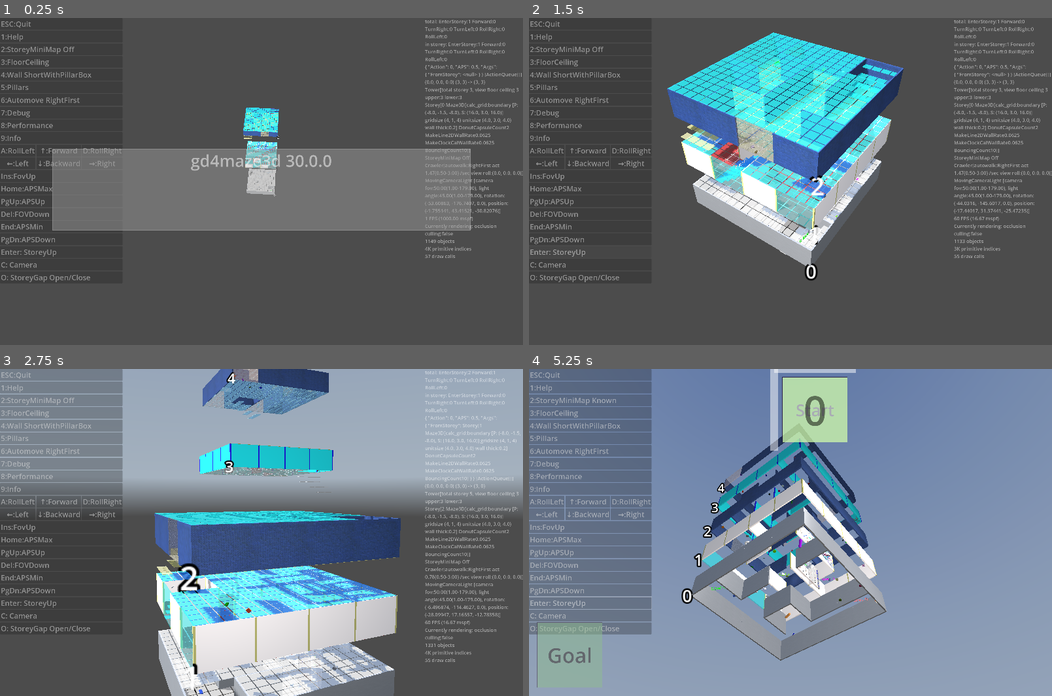
Above: before the commit, frames 1-4 (two rows, left to right).
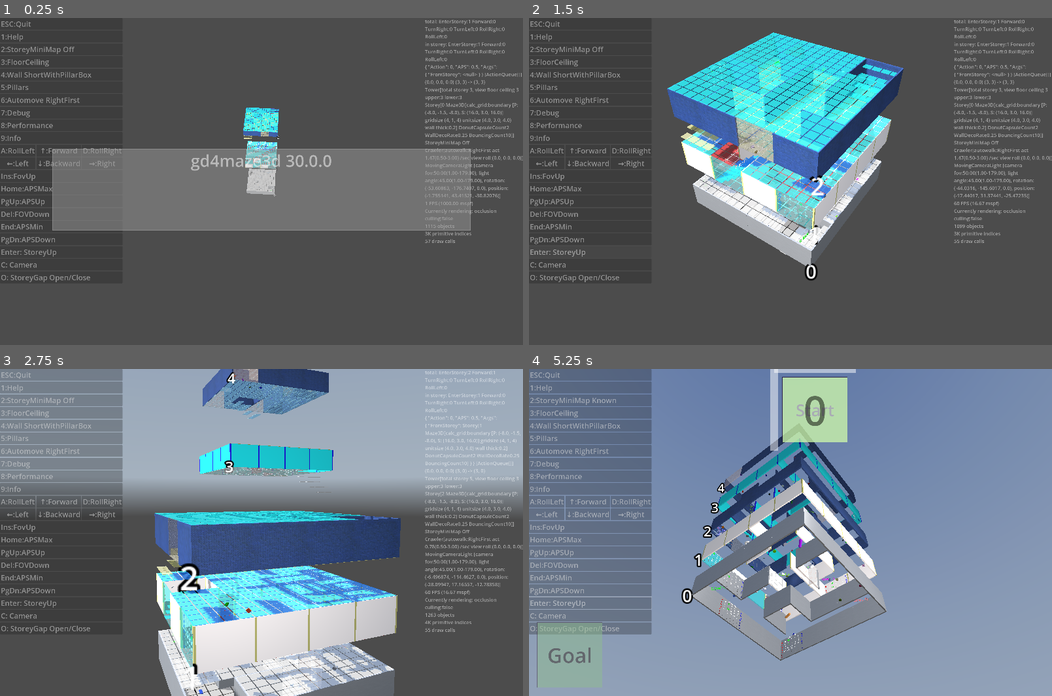
Above: after the commit, the same moments.

Repository: kasworld/gd4maze3d
Game: Godot game, scene res://main.tscn
Same seed, same stepped clock (60 frames per second), same inputs: the game is played once before the commit and once after it. A sky picture missing from this copy of the repository is replaced by a grey-blue gradient.
Inputs (mouse positions are in pixels of both pictures, inside the frame that each line leads up to):
- Up to frame 1 (0.25 s): no input
- Up to frame 2 (1.5 s): click "Enter: StoreyUp" at 0.5 s; click "Enter: StoreyUp" at 1.25 s
- Up to frame 3 (2.75 s): tap Enter at 2 s; move the mouse to (376, 516) at 2.02 s; hold Right from 2.03 s (still down); tap Q at 2.1 s; click (376, 516) at 2.17 s
- Up to frame 4 (5.25 s): move the mouse to (685, 548) at 2.77 s; release Right at 2.78 s; hold Down 2.78-3.53 s; tap one key every 0.75 s from 2.85 s: E 1 2 3; move the mouse to (842, 460) at 3.52 s; hold Right 3.53-4.28 s; move the mouse to (764, 597) at 4.27 s; hold Up 4.28-5.03 s; click (764, 597) at 4.42 s; move the mouse to (947, 581) at 5.02 s; hold Left from 5.03 s (still down)

The runs differ from the first frame. In frame 1, 1.0% of the frame differs, in the area x 46-100%, y 27-74%; in frame 2, 1.3%; in frame 3, 2.0%, in the area x 30-100%, y 6-100%; in frame 4, 0.2%.

Commit message:
add minimap wall deco

Diff:
--- a/storey/storey.gd
+++ b/storey/storey.gd
@@ -32,22 +32,18 @@
 		mb.bounce(delta)
 
 var DonutCapsuleCount :int
-var MakeLine2DWallRate :float
-var MakeClockCalWallRate :float
+var WallDecoRate :float
 var BouncingCount :int
 func setting_default() -> Storey:
 	DonutCapsuleCount = max(2, GridSize.x*GridSize.y/20.0)
-	MakeLine2DWallRate = 1.0/(GridSize.x*GridSize.y)
-	MakeClockCalWallRate = 1.0/(GridSize.x*GridSize.y)
+	WallDecoRate = 4.0/(GridSize.x*GridSize.y)
 	BouncingCount = 10
 	return self
 func setting_simple() -> Storey:
 	DonutCapsuleCount = 0
-	MakeLine2DWallRate = 0
-	MakeClockCalWallRate = 0
+	WallDecoRate = 0
 	BouncingCount = 0
 	return self
-
 
 var maze3d :Maze3D
 var storey_num :int
@@ -74,8 +70,8 @@
 var storey_height :float
 
 func _to_string() -> String:
-	return "Storey[%d %s DonutCapsuleCount%s MakeLine2DWallRate%s MakeClockCalWallRate%s BouncingCount%s]" % [
-		storey_num, maze3d, DonutCapsuleCount,MakeLine2DWallRate,MakeClockCalWallRate,BouncingCount]
+	return "Storey[%d %s DonutCapsuleCount%s WallDecoRate%s BouncingCount%s]" % [
+		storey_num, maze3d, DonutCapsuleCount, WallDecoRate, BouncingCount]
 
 func clamp_rand(v :float) -> float :
 	var rtn := randfn( v, v/2 )
@@ -202,38 +198,56 @@
 
 
 var line2d_subviewport :SubViewport
-var clockcalendar_sel :int
+var minimap_subviewport :SubViewport
 # add clock or calendar
 func add_wall_deco_at(x :int, y :int, dir :Maze.Flag) -> void:
-	if randf() < MakeLine2DWallRate:
-		if line2d_subviewport == null:
-			line2d_subviewport = make_line2d_subvuewport(Vector2i(2000,1500))
-			$WallDeco.add_child(line2d_subviewport)
-		var b := MakePlaneSubViewport(line2d_subviewport, Vector2(maze3d.calc_grid.unit_size.x, maze3d.calc_grid.unit_size.y))
-		$WallDeco.add_child(b)
-		b.position = maze3d.deco_pos_by_dir(x,y,dir)
-		#b.rotate_x(PI/2)
-		b.rotate_y(Maze.DirToRadian(Maze.FlagToDir[dir]))
-		return
-
-	if randf() < MakeClockCalWallRate:
-		var n :Node3D
-		var depth := 0.1
-		var 크기기준 :float = min(maze3d.calc_grid.unit_size.x, maze3d.calc_grid.unit_size.y,maze3d.calc_grid.unit_size.z)
-		clockcalendar_sel +=1
-		if clockcalendar_sel % 2 == 0:
-			n = preload("res://calendar_3d/calendar_3d.tscn").instantiate()
-			n.init(maze3d.calc_grid.unit_size.x, maze3d.calc_grid.unit_size.y,
-				depth, 크기기준/12, false)
-		else :
-			n = preload("res://analog_clock_3d/analog_clock_3d.tscn").instantiate()
-			n.init(크기기준/2, depth, 크기기준/16, 9.0, false)
-		#n.rotate_x(PI/2)
-		n.rotate_y(Maze.DirToRadian(Maze.FlagToDir[dir]))
-		n.position = maze3d.deco_pos_by_dir(x,y,dir)
-		$WallDeco.add_child(n)
+	if randf() < WallDecoRate:
+		match randi_range(0,3):
+			0:
+				if line2d_subviewport == null:
+					line2d_subviewport = make_line2d_subvuewport(Vector2i(2000,1500))
+					$WallDeco.add_child(line2d_subviewport)
+				var b := MakePlaneSubViewport(line2d_subviewport, Vector2(maze3d.calc_grid.unit_size.x, maze3d.calc_grid.unit_size.y))
+				$WallDeco.add_child(b)
+				b.position = maze3d.deco_pos_by_dir(x,y,dir)
+				#b.rotate_x(PI/2)
+				b.rotate_y(Maze.DirToRadian(Maze.FlagToDir[dir]))
+			1:
+				if minimap_subviewport == null:
+					minimap_subviewport = make_minimap_subvuewport(Vector2i(2000,1500))
+					$WallDeco.add_child(minimap_subviewport)
+				var b := MakePlaneSubViewport(minimap_subviewport, Vector2(maze3d.calc_grid.unit_size.x, maze3d.calc_grid.unit_size.y))
+				$WallDeco.add_child(b)
+				b.position = maze3d.deco_pos_by_dir(x,y,dir)
+				#b.rotate_x(PI/2)
+				b.rotate_y(Maze.DirToRadian(Maze.FlagToDir[dir]))
+			2:
+				var depth := 0.1
+				var 크기기준 :float = min(maze3d.calc_grid.unit_size.x, maze3d.calc_grid.unit_size.y,maze3d.calc_grid.unit_size.z)
+				var n :Node3D = preload("res://calendar_3d/calendar_3d.tscn").instantiate()
+				n.init(maze3d.calc_grid.unit_size.x, maze3d.calc_grid.unit_size.y, depth, 크기기준/12, false)
+				#n.rotate_x(PI/2)
+				n.rotate_y(Maze.DirToRadian(Maze.FlagToDir[dir]))
+				n.position = maze3d.deco_pos_by_dir(x,y,dir)
+				$WallDeco.add_child(n)
+			3:
+				var depth := 0.1
+				var 크기기준 :float = min(maze3d.calc_grid.unit_size.x, maze3d.calc_grid.unit_size.y,maze3d.calc_grid.unit_size.z)
+				var n :Node3D = preload("res://analog_clock_3d/analog_clock_3d.tscn").instantiate()
+				n.init(크기기준/2, depth, 크기기준/16, 9.0, false)
+				#n.rotate_x(PI/2)
+				n.rotate_y(Maze.DirToRadian(Maze.FlagToDir[dir]))
+				n.position = maze3d.deco_pos_by_dir(x,y,dir)
+				$WallDeco.add_child(n)
+
 
 func make_line2d_subvuewport(size_pixel:Vector2i) -> SubViewport:
 	var l2d :MoveLine2D = preload("res://move_line_2d/move_line_2d.tscn").instantiate().init_with_random(300,4,1.5,size_pixel)
 	l2d.start()
 	return  MakeSubViewport(l2d,size_pixel)
+
+func make_minimap_subvuewport(size_pixel:Vector2i) -> SubViewport:
+	var mm :MazeMiniMap = preload("res://maze_3d/maze_mini_map/maze_mini_map.tscn").instantiate()
+	mm.set_maze(maze3d.maze_cells)
+	mm.update_size(size_pixel)
+	return  MakeSubViewport(mm,size_pixel)
